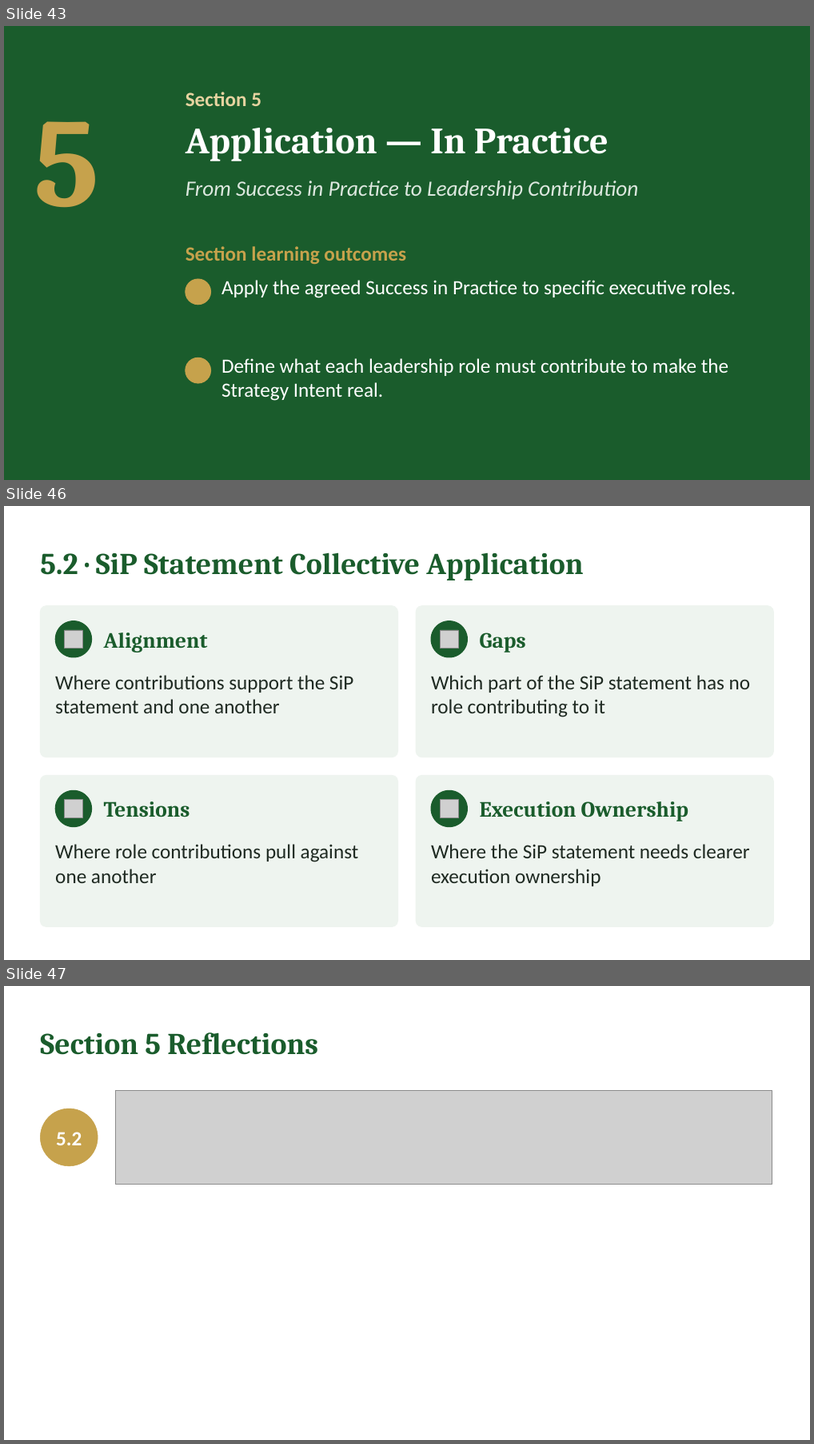
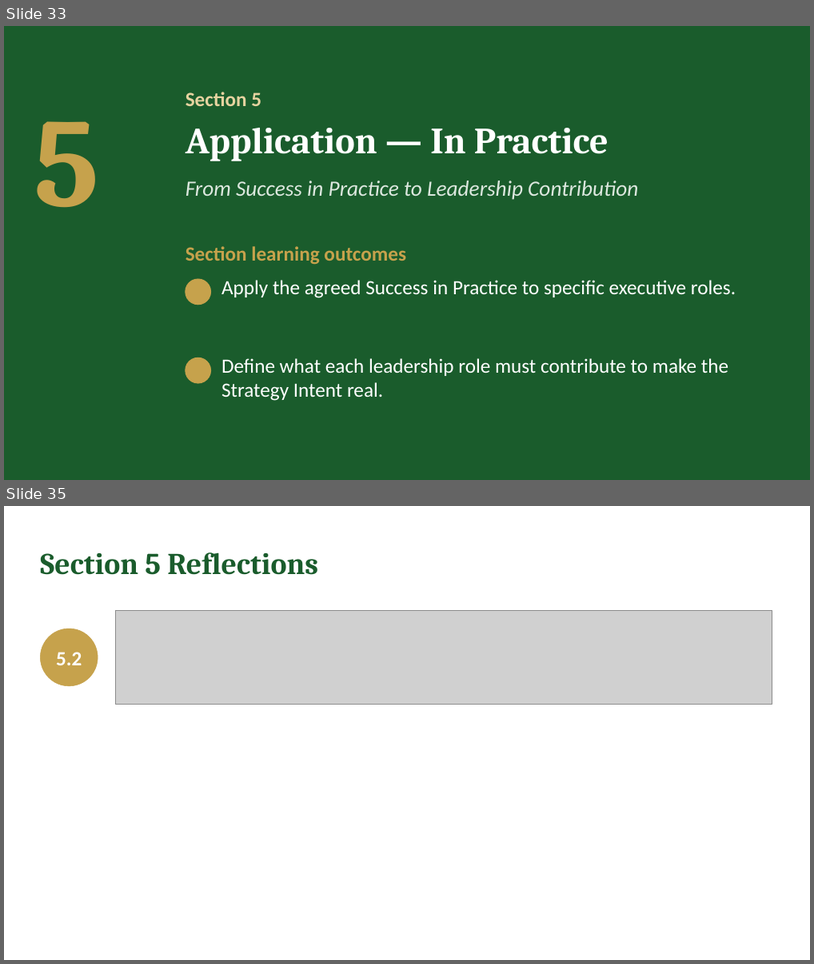
Before and after one commit to IBSL26/ibsl-platform, a slide deck: Unit decks/Unit 02 - Strategy Visioning & Success in Practice (SiP).pptx. Shown one above the other, each under a label of ours: slides 43, 46 and 47 before the commit, slides 33 and 35 after it; the slides between them are not shown. The pictures are 814x1444 and 814x964 pixels, drawn with LibreOffice and Linux fonts; fonts in the diff are those of the drawing; grey boxes stand for pictures; background and template pictures are left out. Boxes give left, top, right and bottom in pixels: in the first picture for what was removed or moved away, otherwise in the second. Text is boxed around its words. In the diff, an @@ line names an element or a change of style, - is before the commit and + after.

```diff
--- a/Unit decks/Unit 02 - Strategy Visioning & Success in Practice (SiP).pptx
+++ b/Unit decks/Unit 02 - Strategy Visioning & Success in Practice (SiP).pptx
@@ slide 46 removed at (x1=4, y1=506, x2=810, y2=960), background #FFFFFF @@
@@ text removed at (x1=40, y1=552, x2=583, y2=580) @@
-5.2 · SiP Statement Collective Application
@@ rounded rectangle removed at (x1=40, y1=606, x2=398, y2=757) @@
@@ ellipse removed at (x1=55, y1=621, x2=92, y2=657) @@
@@ rounded rectangle removed at (x1=417, y1=606, x2=774, y2=757) @@
@@ ellipse removed at (x1=432, y1=621, x2=468, y2=657) @@
@@ picture removed at (x1=65, y1=630, x2=82, y2=648) @@
@@ text removed at (x1=104, y1=632, x2=208, y2=652) @@
-Alignment
@@ picture removed at (x1=440, y1=630, x2=458, y2=648) @@
@@ text removed at (x1=480, y1=632, x2=526, y2=652) @@
-Gaps
@@ text removed at (x1=55, y1=675, x2=354, y2=713) @@
-Where contributions support the SiP statement and one another
@@ text removed at (x1=431, y1=675, x2=751, y2=717) @@
-Which part of the SiP statement has no role contributing to it
@@ rounded rectangle removed at (x1=40, y1=776, x2=398, y2=927) @@
@@ ellipse removed at (x1=55, y1=790, x2=92, y2=827) @@
@@ rounded rectangle removed at (x1=417, y1=776, x2=774, y2=927) @@
@@ ellipse removed at (x1=432, y1=790, x2=468, y2=827) @@
@@ picture removed at (x1=65, y1=800, x2=82, y2=817) @@
@@ text removed at (x1=104, y1=801, x2=190, y2=817) @@
-Tensions
@@ picture removed at (x1=440, y1=800, x2=458, y2=817) @@
@@ text removed at (x1=480, y1=801, x2=689, y2=821) @@
-Execution Ownership
@@ text removed at (x1=55, y1=844, x2=359, y2=883) @@
-Where role contributions pull against one another
@@ text removed at (x1=431, y1=844, x2=750, y2=886) @@
-Where the SiP statement needs clearer execution ownership
@@ what was slide 43 is now slide 33 @@
@@ what was slide 47 is now slide 35 @@
```
Also in this commit, not shown: 5 slides changed, 11 other slides removed, 2 other files.
